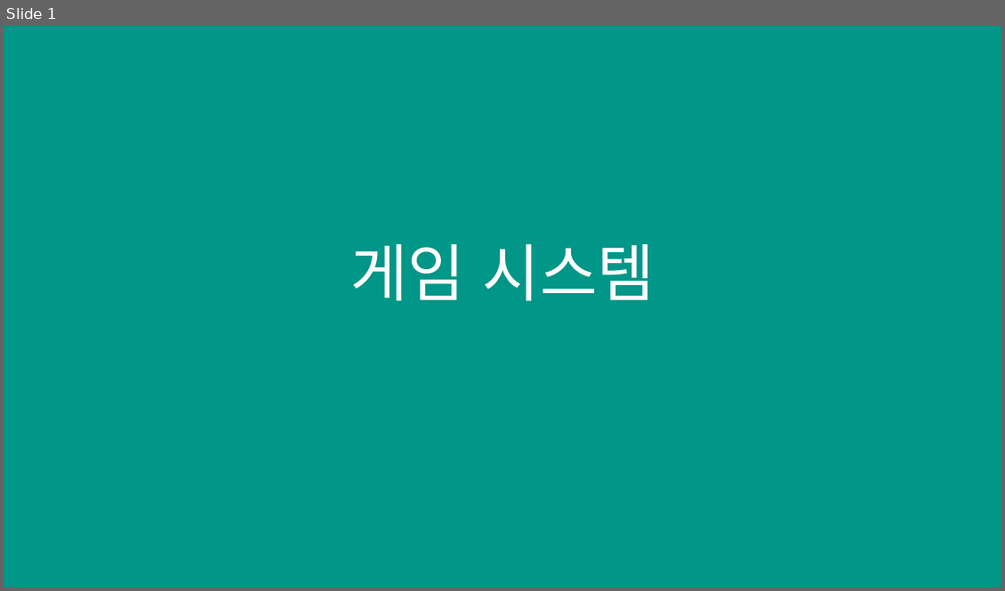
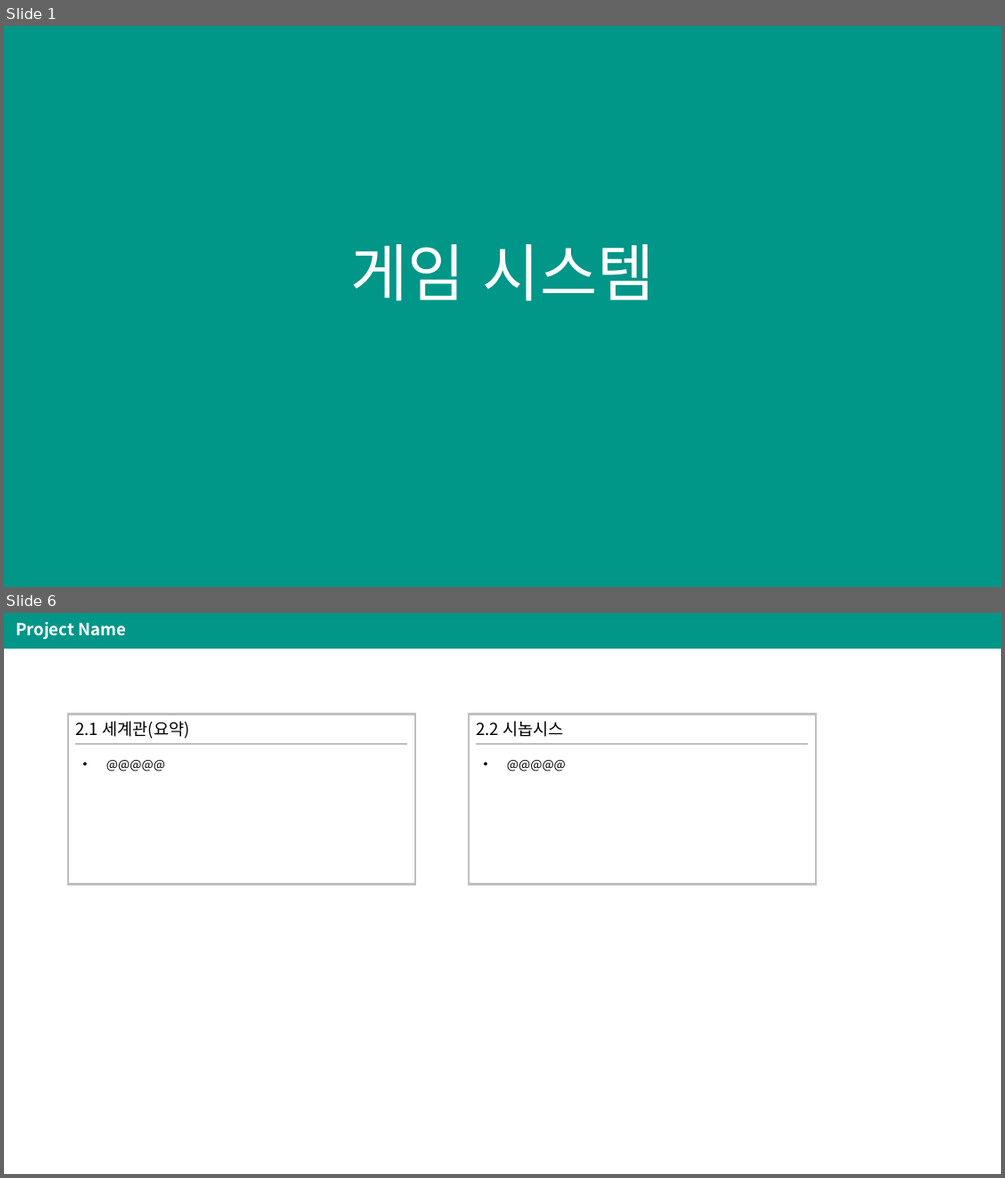
Before and after one commit to PriuS2/TIL, a slide deck: 2020/Project_/[ProjectName]_SystemDesign.pptx. Shown one above the other, each under a label of ours: slide 1 before the commit, slides 1 and 6 after it; the slides between them are not shown. The pictures are 1005x591 and 1005x1178 pixels, drawn with LibreOffice and Linux fonts; fonts in the diff are those of the drawing. Boxes give left, top, right and bottom in pixels: in the first picture for what was removed or moved away, otherwise in the second. Text is boxed around its words. In the diff, an @@ line names an element or a change of style, - is before the commit and + after.

```diff
--- a/2020/Project_/[ProjectName]_SystemDesign.pptx
+++ b/2020/Project_/[ProjectName]_SystemDesign.pptx
@@ slide 6 added at bbox=[4, 613, 1001, 1174], background #FFFFFF; not listed: 1 template element that a slide beside it also shows @@
@@ text added at bbox=[16, 622, 126, 640], 16 pt, text #FFFFFF, bold @@
+Project Name
@@ group added at bbox=[68, 714, 415, 884]: 2 texts, 1 line, 1 rectangle @@
+2.1 세계관(요약)
+• @@@@@
@@ group added at bbox=[469, 714, 816, 884]: 2 texts, 1 line, 1 rectangle @@
+2.2 시놉시스
+• @@@@@
```
Also in this commit, not shown: 17 slides changed, 16 other slides added, 7 slides removed, 2 other files.
